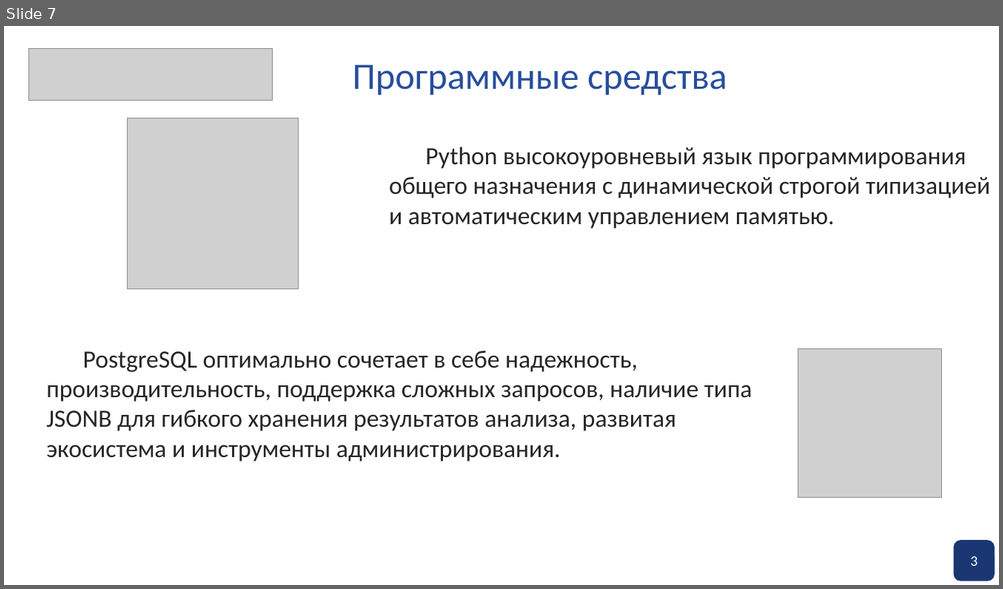
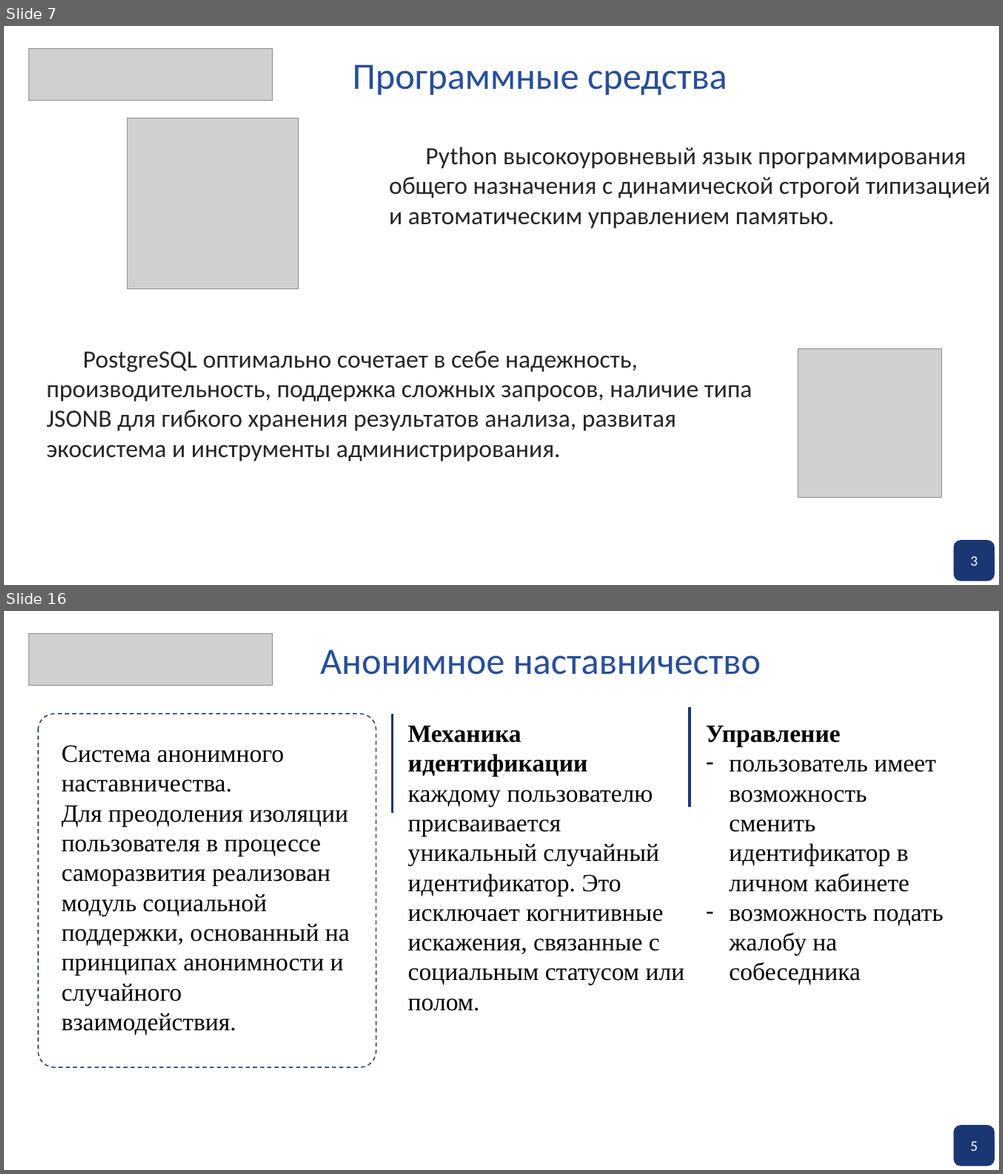
Before and after one commit to pagamov/pagamov_bot, a slide deck: docs/Презентация Гамов.pptx. Shown one above the other, each under a label of ours: slide 7 before the commit, slides 7 and 16 after it; the slides between them are not shown. The pictures are 1003x589 and 1003x1174 pixels, drawn with LibreOffice and Linux fonts; fonts in the diff are those of the drawing; grey boxes stand for pictures; background and template pictures are left out. Boxes give left, top, right and bottom in pixels: in the first picture for what was removed or moved away, otherwise in the second. Text is boxed around its words. In the diff, an @@ line names an element or a change of style, - is before the commit and + after.

```diff
--- a/docs/Презентация Гамов.pptx
+++ b/docs/Презентация Гамов.pptx
@@ slide 16 added at (4, 611, 999, 1170), background picture (left out) @@
@@ picture added at (28, 633, 273, 686) @@
@@ text added at (320, 649, 760, 675), 36 pt, text #274E9C @@
+Анонимное наставничество
@@ rounded rectangle added at (38, 714, 376, 1068), outline #1A3773 1 pt dashed @@
@@ line added from (392, 714) to (392, 813), #1A3773 2.25 pt @@
@@ line added from (690, 707) to (690, 807), #1A3773 2.25 pt @@
@@ text added at (408, 726, 685, 1011), 24 pt, text #000000 @@
+Механика идентификации
+каждому пользователю присваивается уникальный случайный идентификатор. Это исключает когнитивные искажения, связанные с социальным статусом или полом.
@@ text added at (706, 726, 943, 985), 24 pt, text #000000 @@
+Управление
+– пользователь имеет возможность сменить идентификатор в личном кабинете
+– возможность подать жалобу на собеседника
@@ text added at (62, 745, 350, 1035), 24 pt, text #000000 @@
+Система анонимного наставничества.
+Для преодоления изоляции пользователя в процессе саморазвития реализован модуль социальной поддержки, основанный на принципах анонимности и случайного взаимодействия.
@@ rounded rectangle added at (954, 1126, 994, 1166), fill #1A3773, outline #1A3773 1 pt @@
@@ text added at (970, 1142, 977, 1151), 14 pt, text #FFFFFF @@
+5
```
Also in this commit, not shown: 2 slides changed, 17 other slides added, 1 slide removed, 5 other files.
